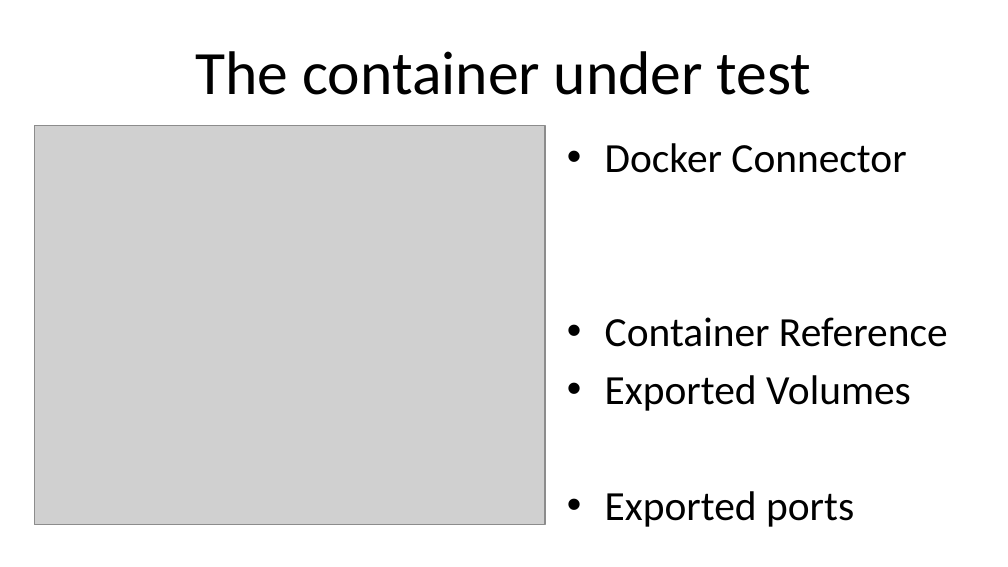
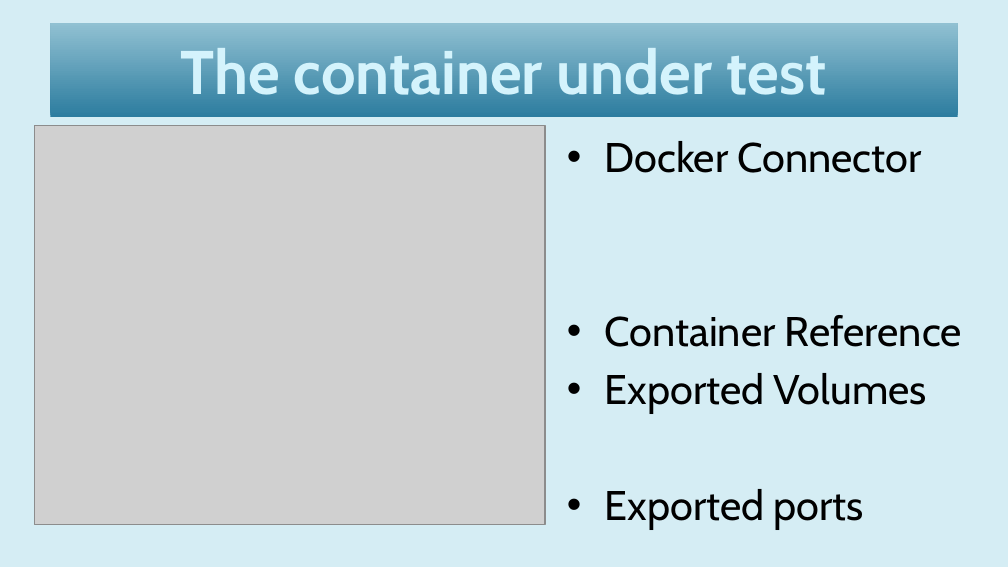
Before and after one commit to woq-blended/woq.github.io, a slide deck: slide 7 of media/IntegrationTesting.pptx (slide 9 before the commit). Drawn at 1008x567 pixels with LibreOffice and Linux fonts; fonts in the diff are those of the drawing; grey boxes stand for pictures. Boxes give left, top, right and bottom in pixels: in the first picture for what was removed or moved away, otherwise in the second. Text is boxed around its words. In the diff, an @@ line names an element or a change of style, - is before the commit and + after.

Commit message:
Working on Integration test presentation.

```diff
--- a/media/IntegrationTesting.pptx
+++ b/media/IntegrationTesting.pptx
@@ background #FFFFFF to #D5EDF4 @@
@@ title "The container under test": place and size @@
-title "The container under test" at [195, 51, 812, 95]
+title "The container under test" at [50, 23, 958, 118]
@@ title "The container under test" at [50, 23, 958, 118]: font Calibri to Cabin, text colour #000000 to #D5F4FD, letter outline none to #002144 1 pt, bold on; fill none to gradient #2C7C9F to #91C1D2 @@
@@ text "Docker Connector" at [605, 141, 962, 529]: font Calibri to Cabin @@
```
Also in this commit, not shown: 24 other slides changed, 5 slides added, 3 slides removed, 3 other files.
